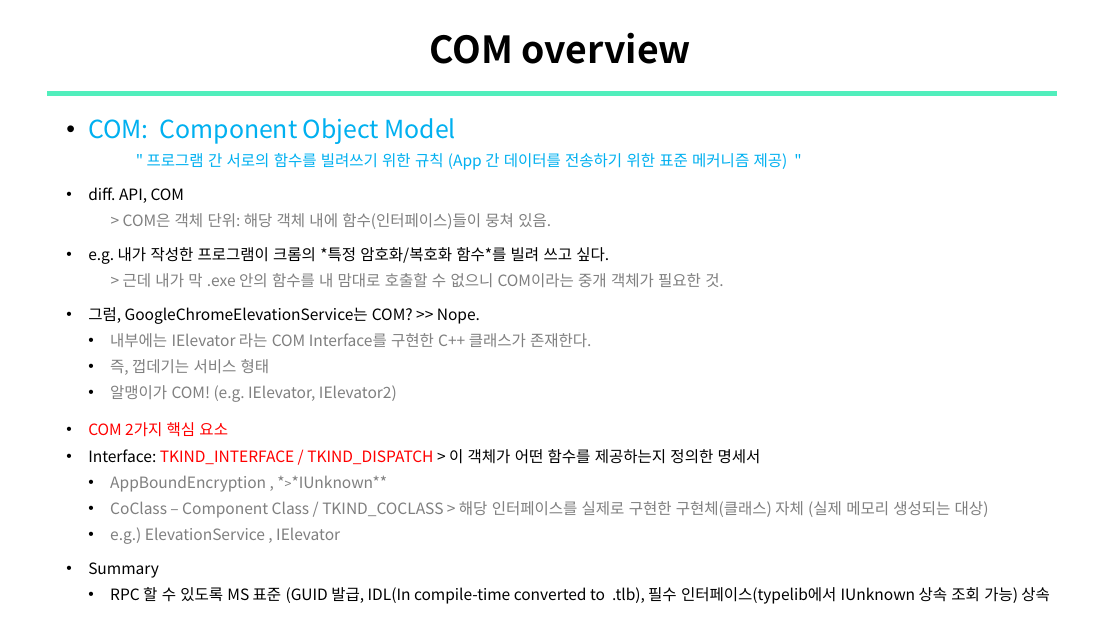
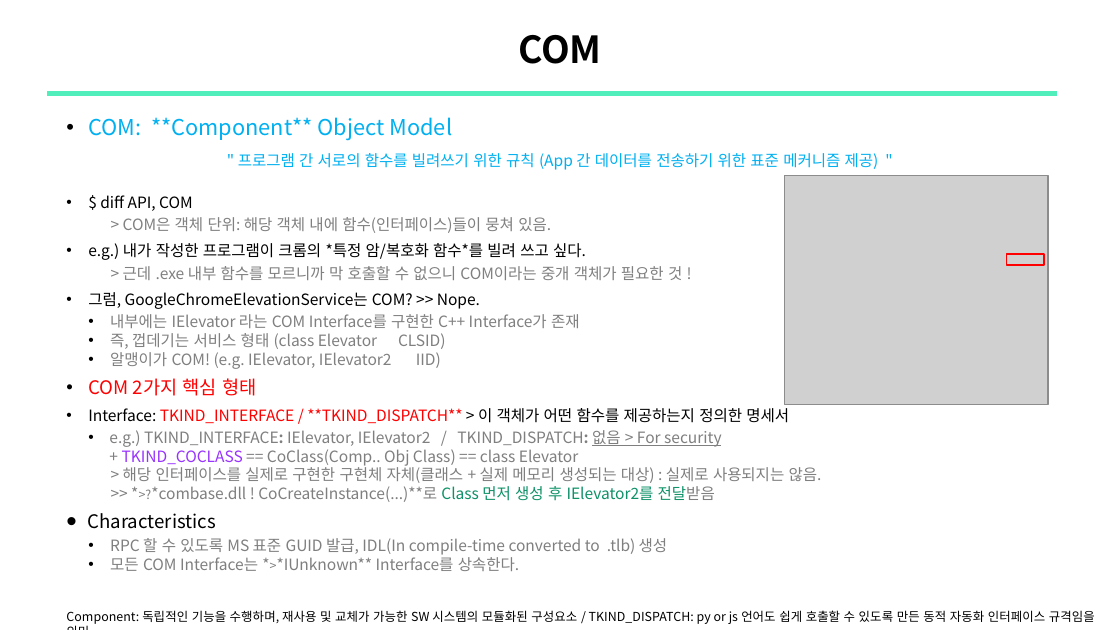
Before and after one commit to sewonpark292/SSL-Seminar, a slide deck: slide 8 of 16_COMrade_ABE_Analysis.pptx (slide 9 before the commit). Drawn at 1120x630 pixels with LibreOffice and Linux fonts; fonts in the diff are those of the drawing; grey boxes stand for pictures; background and template pictures are left out. Boxes give left, top, right and bottom in pixels: in the first picture for what was removed or moved away, otherwise in the second. Text is boxed around its words. In the diff, an @@ line names an element or a change of style, - is before the commit and + after.

```diff
--- a/16_COMrade_ABE_Analysis.pptx
+++ b/16_COMrade_ABE_Analysis.pptx
@@ title at [518, 35, 602, 64]: text changed @@
-COM overview
+COM
@@ text at [88, 117, 453, 141]: text changed; size 16 to 14 pt @@
-    • COM: Component Object Model
+    • COM: **Component** Object Model
@@ text at [238, 153, 879, 170]: alignment left to centre @@
@@ picture added at [784, 176, 1047, 404] @@
@@ text at [100, 195, 193, 211]: text changed @@
-    • diff. API, COM
+    • $ diff API, COM
@@ text at [88, 243, 682, 280]: text changed @@
-    • e.g. 내가 작성한 프로그램이 크롬의 *특정 암호화/복호화 함수*를 빌려 쓰고 싶다.
-      > 근데 내가 막 .exe 안의 함수를 내 맘대로 호출할 수 없으니 COM이라는 중개 객체가 필요한 것.
+    • e.g.) 내가 작성한 프로그램이 크롬의 *특정 암/복호화 함수*를 빌려 쓰고 싶다.
+      > 근데 .exe 내부 함수를 모르니까 막 호출할 수 없으니 COM이라는 중개 객체가 필요한 것 !
@@ rectangle added at [1007, 254, 1045, 265], outline #FF0000 1 pt @@
@@ text at [87, 314, 822, 571]: text changed @@
-    • 내부에는 IElevator 라는 COM Interface를 구현한 C++ 클래스가 존재한다.
-    • 즉, 껍데기는 서비스 형태
-    • 알맹이가 COM! (e.g. IElevator, IElevator2)
-    • COM 2가지 핵심 요소
-    • Interface: TKIND_INTERFACE / TKIND_DISPATCH > 이 객체가 어떤 함수를 제공하는지 정의한 명세서
-    • AppBoundEncryption , *>*IUnknown**
-    • CoClass – Component Class / TKIND_COCLASS > 해당 인터페이스를 실제로 구현한 구현체(클래스) 자체 (실제 메모리 생성되는 대상)
-      • e.g.) ElevationService , IElevator
-    • Summary
-    • RPC 할 수 있도록 MS 표준 (GUID 발급, IDL(In compile-time converted to .tlb), 필수 인터페이스(typelib에서 IUnknown 상속 조회 가능) 상속
+    • 내부에는 IElevator 라는 COM Interface를 구현한 C++ Interface가 존재
+    • 즉, 껍데기는 서비스 형태 (class Elevator CLSID)
+    • 알맹이가 COM! (e.g. IElevator, IElevator2 IID)
+    • COM 2가지 핵심 형태
+    • Interface: TKIND_INTERFACE / **TKIND_DISPATCH** > 이 객체가 어떤 함수를 제공하는지 정의한 명세서
+    • e.g.) TKIND_INTERFACE: IElevator, IElevator2 / TKIND_DISPATCH: 없음 > For security
+      + TKIND_COCLASS == CoClass(Comp.. Obj Class) == class Elevator
+      > 해당 인터페이스를 실제로 구현한 구현체 자체(클래스 + 실제 메모리 생성되는 대상) : 실제로 사용되지는 않음.
+      >> *>?*combase.dll ! CoCreateInstance(...)**로 Class 먼저 생성 후 IElevator2를 전달받음
+    • Characteristics
+    • RPC 할 수 있도록 MS 표준 GUID 발급, IDL(In compile-time converted to .tlb) 생성
+    • 모든 COM Interface는 *>*IUnknown** Interface를 상속한다.
@@ text added at [66, 610, 1095, 624], 8 pt, text #000000 @@
+Component: 독립적인 기능을 수행하며, 재사용 및 교체가 가능한 SW 시스템의 모듈화된 구성요소 / TKIND_DISPATCH: py or js 언어도 쉽게 호출할 수 있도록 만든 동적 자동화 인터페이스 규격임을 의미
```
Also in this commit, not shown: 5 other slides changed, 5 slides added, 2 slides removed.
